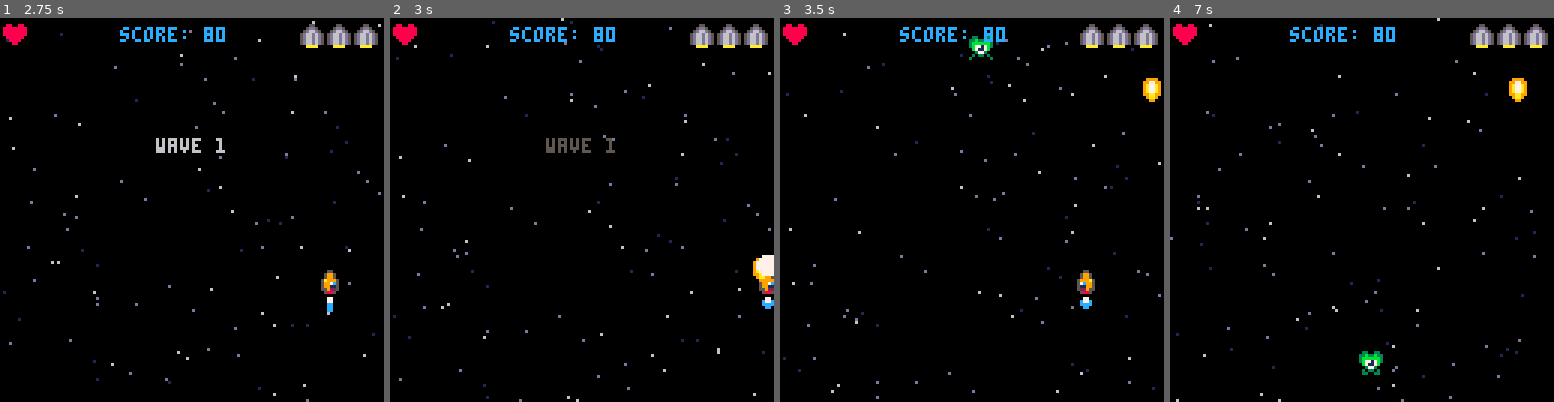
Above: before the commit, frames 1-4 (left to right).
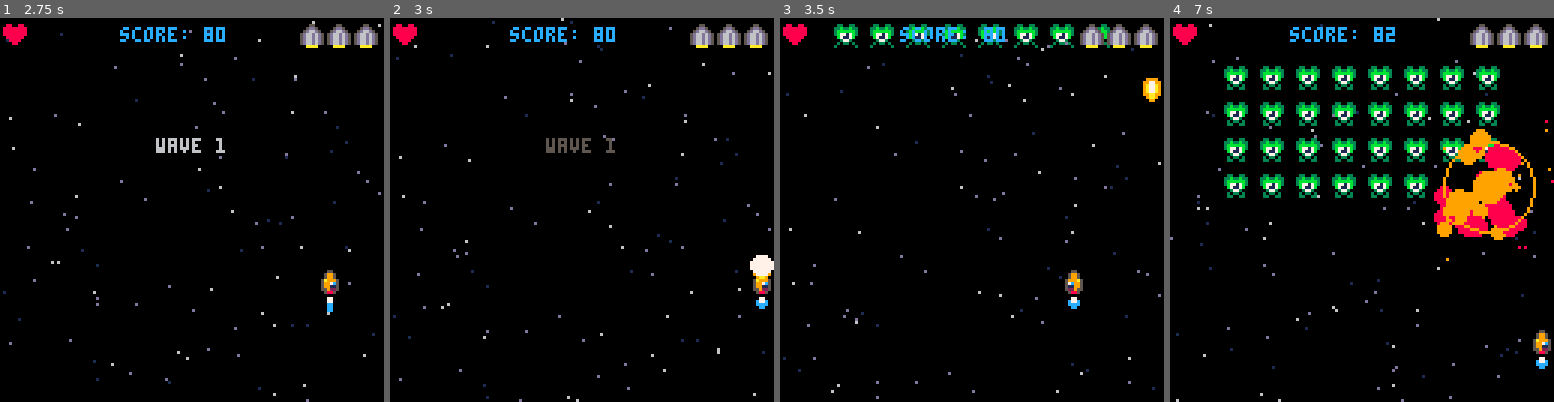
Above: after the commit, the same moments.

Repository: Varsonix/pico8_journey
Game: PICO-8 cartridge shmup.p8
Two runs of this game, one before a commit and one after it. Both use one fixed random seed, a clock stepped at 60 frames per second and the inputs below.
Inputs:
- Up to frame 1 (2.75 s): tap X (X key) at 0.33, 1.07, 1.85 s; hold Right 1.6-2.1 s; hold Up 2.15-2.42 s; hold Right from 2.47 s (still down)
- Up to frame 2 (3 s): keep holding Right; tap X (X key) at 2.97 s
- Up to frame 3 (3.5 s): release Right at 3.03 s; hold Left from 3.08 s (still down)
- Up to frame 4 (7 s): release Left at 3.58 s; hold Down 3.63-3.97 s; hold Right 4.02-4.68 s; tap X (X key) at 4.08, 5.2, 6.32 s; hold Up 4.73-5.03 s; hold Left 5.08-5.68 s; hold Down 5.73-6.03 s; hold Right 6.08-6.58 s; hold Right from 6.63 s (still down)

Frame 1 is identical in both runs. In frame 2, 0.4% of the frame differs, in the area x 93-100%, y 61-76%; in frame 3, 2.5%; in frame 4, 13%, in the area x 14-100%, y 3-93%.

Commit message:
Updates to enemies and waves

Diff:
--- a/shmup.p8
+++ b/shmup.p8
@@ -6,9 +6,7 @@
 todo:
 -------------------
 - nicer screens
-- flexible collision detection
-
-- winning music
+
 - even more enemies
 - enemy behavior
 - where do enemies spawn?
@@ -373,11 +371,13 @@
 	end
 	timer -= 1
 
+
 	-- move ship
-	-- todo: remember to fix
-	-- sprite issue with left/right
 	ship.x += ship.spdx
 	ship.y += ship.spdy
+			-- clamping for edges (advanced)
+	ship.x = mid(0, ship.x, 120)
+	ship.y = mid(0, ship.y, 120)
 
 	-- move bullets
  update_bullets(bullets)
@@ -432,9 +432,7 @@
 		ship.muzzle -= 2
 	end
 
-	-- clamping for edges (advanced)
-	ship.posx = mid(0, ship.posx, 120)
-	ship.posy = mid(0, ship.posy, 120)
+
 
 	-- animate stars
 	animate_stars()
@@ -510,15 +508,17 @@
 
 function update_enemies(object)
 	for my_enemy in all(object) do
-		my_enemy.y += 1
+		-- enemy mission
+		do_enemy(my_enemy)
+
+		-- enemy animation
 		my_enemy.aniframe += 0.4
-
 		if flr(my_enemy.aniframe) > #my_enemy.ani then
 			my_enemy.aniframe = 1
 		end
-
 		my_enemy.spr = my_enemy.ani[flr(my_enemy.aniframe)]
-		-- memory logic
+
+		-- leave screen logic
 		if my_enemy.y > 128 then
 			del(object, my_enemy)
 		end
@@ -823,13 +823,43 @@
 
 function spawn_wave(wave)
 	if wave == 1 then
-		spawn_enemy(1)
+		place_enemies({
+			{0,1,1,1,1,1,1,1,1,0},
+			{0,1,1,1,1,1,1,1,1,0},
+			{0,1,1,1,1,1,1,1,1,0},
+			{0,1,1,1,1,1,1,1,1,0}
+		})
 	elseif wave == 2 then
-		spawn_enemy(2)
+		place_enemies({
+			{1,1,2,2,1,1,2,2,1,1},
+			{1,1,2,2,1,1,2,2,1,1},
+			{1,1,2,2,2,2,2,2,1,1},
+			{1,1,2,2,2,2,2,2,1,1}
+		})
 	elseif wave == 3 then
-		spawn_enemy(3)
+		place_enemies({
+			{3,3,2,2,2,2,2,2,3,3},
+			{3,3,2,2,2,2,2,2,3,3},
+			{3,3,1,1,1,1,1,1,3,3},
+			{3,3,1,1,0,0,1,1,3,3}
+		})
 	elseif wave == 4 then
-		spawn_enemy(4)
+		place_enemies({
+			{0,0,0,0,0,0,0,0,0,0},
+			{0,0,0,0,4,0,0,0,0,0},
+			{0,0,0,0,0,0,0,0,0,0},
+			{0,0,0,0,0,0,0,0,0,0}
+		})
+	end
+end
+
+function place_enemies(en_array)
+	for y = 1, 4 do
+		for x = 1, 10 do
+			if en_array[y][x] != 0 then
+				spawn_enemy(en_array[y][x], (x * 12) - 6, 4 + y * 12)
+			end
+		end
 	end
 end
 
@@ -850,30 +880,35 @@
 	end
 end
 
-function spawn_enemy(en_type)
+function spawn_enemy(en_type, enx, eny)
 	local	enemy = make_spr()
-	enemy.x = rnd(120)
-	enemy.y = -8
+	enemy.x = enx
+	enemy.y = eny - 64
+
+	enemy.posx = enx
+	enemy.posy = eny
+
+	enemy.mission = "flyin"
 
 	if en_type == nil or en_type == 1 then
 		-- green alien
 		enemy.spr = 20
-		enemy.health = 3
+		enemy.health = 1
 		enemy.ani = {20, 21, 22, 23}
 	elseif en_type == 2 then
 		-- red flame guy
 		enemy.spr = 148
-		enemy.health = 3
+		enemy.health = 1
 		enemy.ani = {148, 149}
 	elseif en_type == 3 then
 		-- spinning ship
 		enemy.spr = 184
-		enemy.health = 3
+		enemy.health = 1
 		enemy.ani = {184, 185, 186, 187}
 	elseif en_type == 4 then
 	 -- boss
 	 enemy.spr = 208
-		enemy.health = 3
+		enemy.health = 1
 		enemy.ani = {208, 210}
 		enemy.sprw = 2
 		enemy.sprh = 2
@@ -881,6 +916,23 @@
 		enemy.colh = 16
 	end
 	add(enemies, enemy)
+end
+-->8
+-- enemy behavior --
+
+function do_enemy(my_enemy)
+	if my_enemy.mission == "flyin" then
+	-- flying in
+		my_enemy.y += 1
+
+		if my_enemy.y >= my_enemy.posy then
+			my_enemy.mission = "protecc"
+		end
+	elseif my_enemy.mission == "protecc" then
+	-- staying put
+	elseif my_enemy.mission == "attacc" then
+	-- attacc
+	end
 end
 __gfx__
 00000000000550000005500000055000000000000000000000000000000000000000000000000000000000000000000000000000088008800880088000000000
